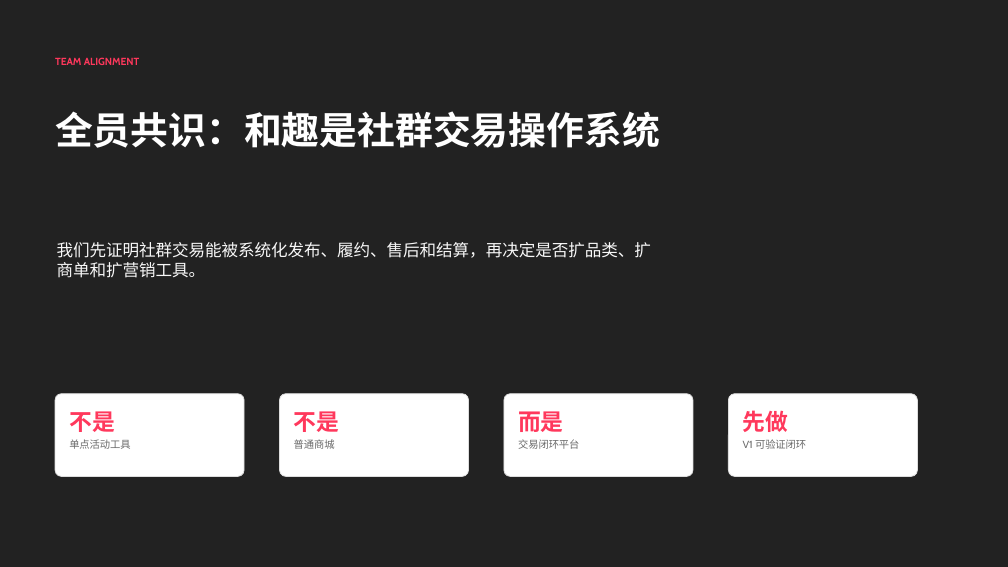
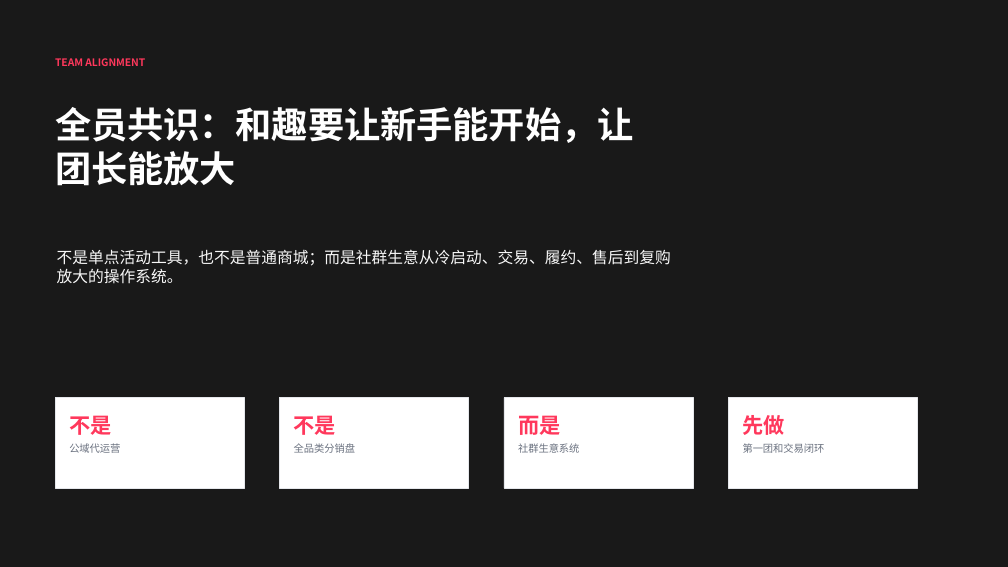
Before and after one commit to 1457513127/codex, a slide deck: slide 28 of 02-项目会/和趣社群店铺三场景产品蓝图同步会.pptx (slide 27 before the commit). Drawn at 1008x567 pixels with LibreOffice and Linux fonts; fonts in the diff are those of the drawing. Boxes give left, top, right and bottom in pixels: in the first picture for what was removed or moved away, otherwise in the second. Text is boxed around its words. In the diff, an @@ line names an element or a change of style, - is before the commit and + after.

Commit message:
纳入新手群主冷启动策划

```diff
--- a/02-项目会/和趣社群店铺三场景产品蓝图同步会.pptx
+++ b/02-项目会/和趣社群店铺三场景产品蓝图同步会.pptx
@@ rectangle at box(0, 0, 1008, 567): fill #222222 to #191919 @@
@@ text "TEAM ALIGNMENT" at box(55, 58, 145, 66): font Cabin to Noto Sans CJK SC @@
@@ text at box(55, 107, 633, 186): text changed; size 36 to 34.5 pt; font Cabin to Noto Sans CJK SC @@
-全员共识：和趣是社群交易操作系统
+全员共识：和趣要让新手能开始，让团长能放大
@@ text at box(57, 249, 671, 284): text changed; size 15.8 to 15 pt; font Cabin to Noto Sans CJK SC @@
-我们先证明社群交易能被系统化发布、履约、售后和结算，再决定是否扩品类、扩商单和扩营销工具。
+不是单点活动工具，也不是普通商城；而是社群生意从冷启动、交易、履约、售后到复购放大的操作系统。
@@ rounded rectangle removed at box(55, 394, 244, 476) @@
@@ rectangle added at box(55, 398, 244, 488), fill #FFFFFF, outline #E5E7EB 0.75 pt @@
@@ rounded rectangle removed at box(280, 394, 469, 476) @@
@@ rectangle added at box(280, 398, 469, 488), fill #FFFFFF, outline #E5E7EB 0.75 pt @@
@@ rounded rectangle removed at box(504, 394, 693, 476) @@
@@ rectangle added at box(504, 398, 693, 488), fill #FFFFFF, outline #E5E7EB 0.75 pt @@
@@ rounded rectangle removed at box(729, 394, 918, 476) @@
@@ rectangle added at box(729, 398, 918, 488), fill #FFFFFF, outline #E5E7EB 0.75 pt @@
@@ size 21.8 to 20.2 pt, font Cabin to Noto Sans CJK SC in 4 elements at box(69, 415, 111, 435), box(294, 415, 336, 435), box(518, 411, 560, 438), box(743, 415, 785, 435) @@
@@ text removed at box(69, 439, 130, 449) @@
-单点活动工具
@@ text added at box(69, 443, 120, 453), 9.8 pt, text #6B7280 @@
+公域代运营
@@ text removed at box(294, 439, 335, 449) @@
-普通商城
@@ text added at box(294, 443, 355, 453), 9.8 pt, text #6B7280 @@
+全品类分销盘
@@ text removed at box(518, 439, 579, 449) @@
-交易闭环平台
@@ text added at box(518, 443, 579, 453), 9.8 pt, text #6B7280 @@
+社群生意系统
@@ text at box(743, 443, 825, 453): text changed; font Cabin to Noto Sans CJK SC; text colour #6A6A6A to #6B7280 @@
-V1 可验证闭环
+第一团和交易闭环
```
Also in this commit, not shown: 13 other slides changed, 14 slides added, 13 slides removed, 6 other files.
